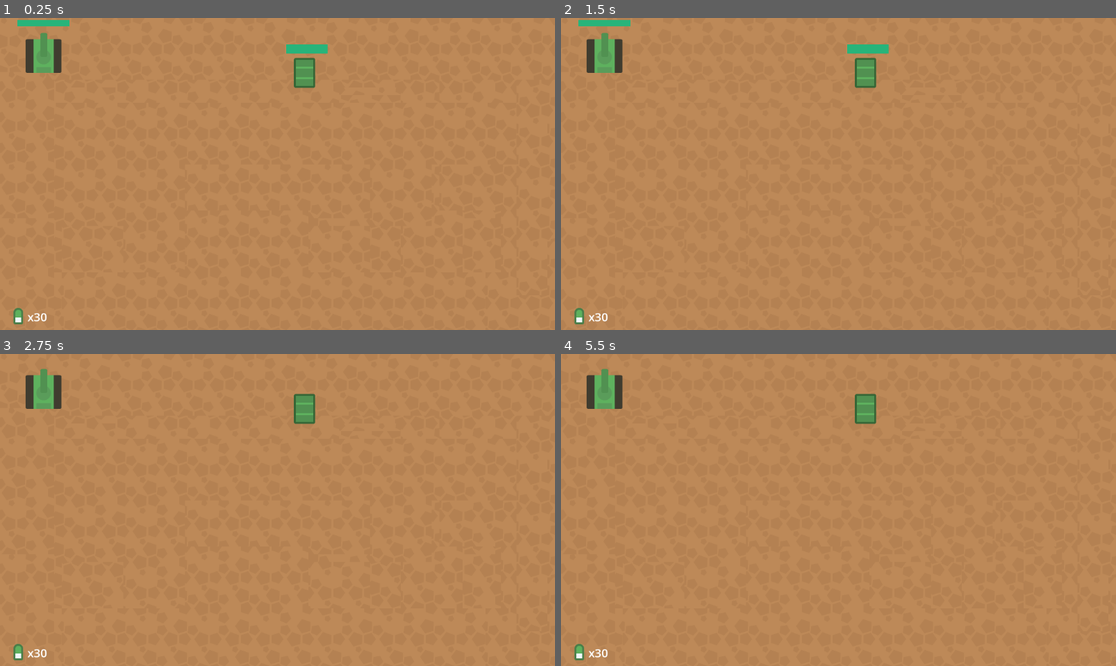
Above: before the commit, frames 1-4 (two rows, left to right).
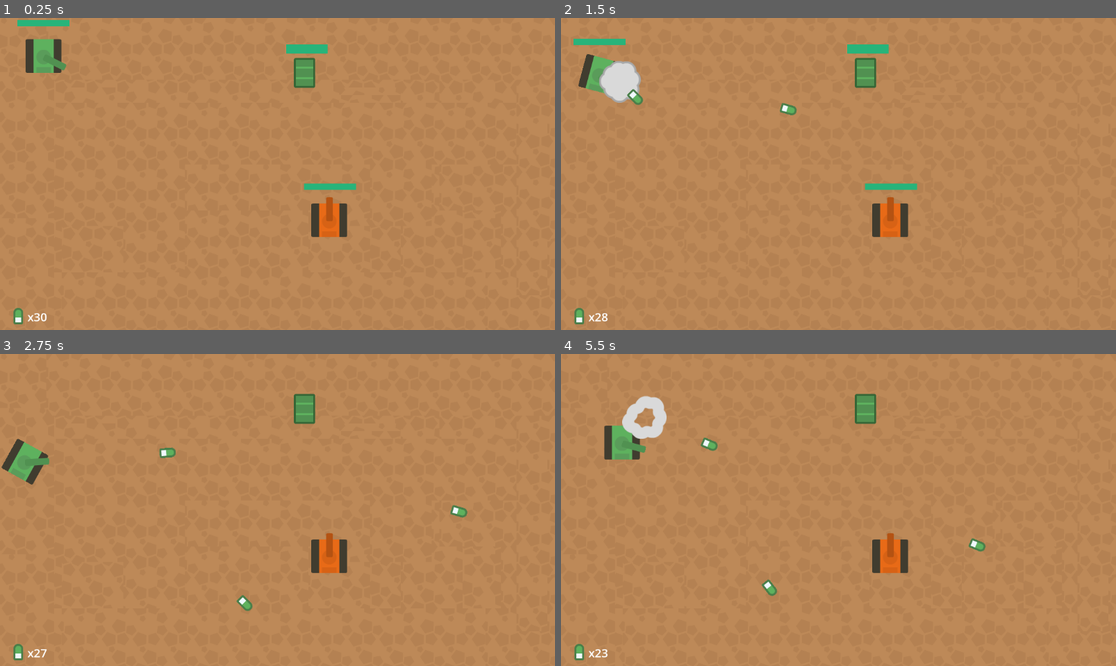
Above: after the commit, the same moments.

Repository: edumaxsantos/TankDownTank
Game: Godot game, scene res://game.tscn
The game is run twice, just before and just after one commit, with the same random seed, the same clock (stepped at 60 frames per second) and the same inputs.
Inputs (mouse positions are in pixels of both pictures, inside the frame that each line leads up to):
- Up to frame 1 (0.25 s): no input
- Up to frame 2 (1.5 s): tap Enter at 0.5 s; move the mouse to (960, 158) at 0.52 s; hold D (right) 0.53-1.28 s; click (960, 158) at 0.6 s; move the mouse to (727, 189) at 1.27 s; hold S (backward) from 1.28 s (still down); click (727, 189) at 1.35 s
- Up to frame 3 (2.75 s): move the mouse to (333, 441) at 2.02 s; release S (backward) at 2.03 s; hold D (right) from 2.03 s (still down); click (333, 441) at 2.1 s
- Up to frame 4 (5.5 s): move the mouse to (810, 572) at 2.77 s; release D (right) at 2.78 s; hold W (forward) 2.78-3.53 s; click (810, 572) at 2.85 s; move the mouse to (1005, 556) at 3.52 s; hold A (left) 3.53-5.03 s; click (1005, 556) at 3.6 s; move the mouse to (672, 463) at 4.27 s; click (672, 463) at 4.35 s; move the mouse to (866, 510) at 5.02 s; hold S (backward) from 5.03 s (still down); click (866, 510) at 5.1 s

The runs differ from the first frame. In frame 1, 1.1% of the frame differs, in the area x 7-65%, y 4-71%; in frame 2, 2.8%; in frame 3, 2.5%; in frame 4, 3.1%, in the area x 4-77%, y 4-98%.
Error before the commit: Parse Error: Static function "create_bullet()" not found in base "Bullet". (res://cannon.gd:80)

Commit message:
Fix enemy cannon

Diff:
--- a/cannon.gd
+++ b/cannon.gd
@@ -77,6 +77,9 @@
 	var mouse_position = get_viewport().get_mouse_position()
 	var direction = (mouse_position - _barrel.global_position).normalized()
 
-	var bullet: Bullet = Bullet.create_bullet(_bullet_spawn_point.global_position, direction)
+
+	var bullet: Bullet = load("res://entities/bullet/normal_bullet.tscn").instantiate()
+	bullet.direction = direction
+	bullet.spawn_position = _bullet_spawn_point.global_position
 	get_parent().add_child(bullet)
 	_ammo_manager.decrease_ammo()
--- a/entities/enemy_cannon.gd
+++ b/entities/enemy_cannon.gd
@@ -1 +1,11 @@
 extends CharacterBody2D
+class_name EnemyCannon
+
+@onready var _health: Health = $Health
+
+func _process(_delta: float) -> void:
+	if _health.is_dead():
+		queue_free()
+
+func take_damage(damage: float) -> void:
+	_health.take_damage(damage)
--- a/entities/enemy_cannon.tscn
+++ b/entities/enemy_cannon.tscn
@@ -1,7 +1,8 @@
-[gd_scene load_steps=6 format=3 uid="uid://qi06xd76h6b6"]
+[gd_scene load_steps=7 format=3 uid="uid://qi06xd76h6b6"]
 
 [ext_resource type="Script" path="res://entities/enemy_cannon.gd" id="1_uqbhp"]
 [ext_resource type="Texture2D" uid="uid://durtyy61dmt5f" path="res://assets/tankRed.png" id="2_2aoee"]
+[ext_resource type="Material" uid="uid://b6yu3gc1gkoq0" path="res://entities/damage_shader.tres" id="2_gdvl5"]
 [ext_resource type="Texture2D" uid="uid://jgdy5jx27big" path="res://assets/barrelRed.png" id="3_tolby"]
 [ext_resource type="PackedScene" uid="uid://k3413tqf2yid" path="res://health.tscn" id="4_gtg8b"]
 
@@ -18,12 +19,15 @@
 shape = SubResource("RectangleShape2D_i0lw2")
 
 [node name="Body" type="Node2D" parent="."]
+material = ExtResource("2_gdvl5")
 
 [node name="Base" type="Sprite2D" parent="Body"]
+use_parent_material = true
 texture = ExtResource("2_2aoee")
 metadata/_edit_group_ = true
 
 [node name="Barrel" type="Sprite2D" parent="Body"]
+use_parent_material = true
 position = Vector2(0, 2)
 texture = ExtResource("3_tolby")
 centered = false
--- a/game.tscn
+++ b/game.tscn
@@ -31,7 +31,6 @@
 position = Vector2(632, 114)
 
 [node name="EnemyCannon" parent="." instance=ExtResource("7_nrsfh")]
-visible = false
 top_level = true
 position = Vector2(684, 420)
 
